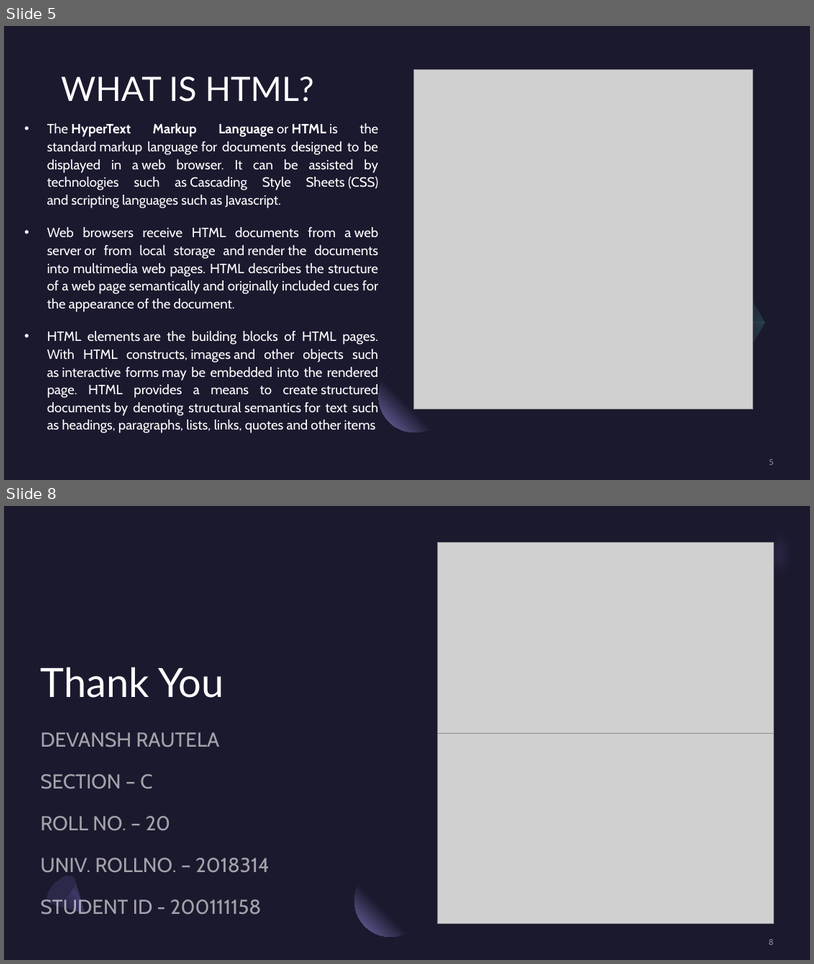
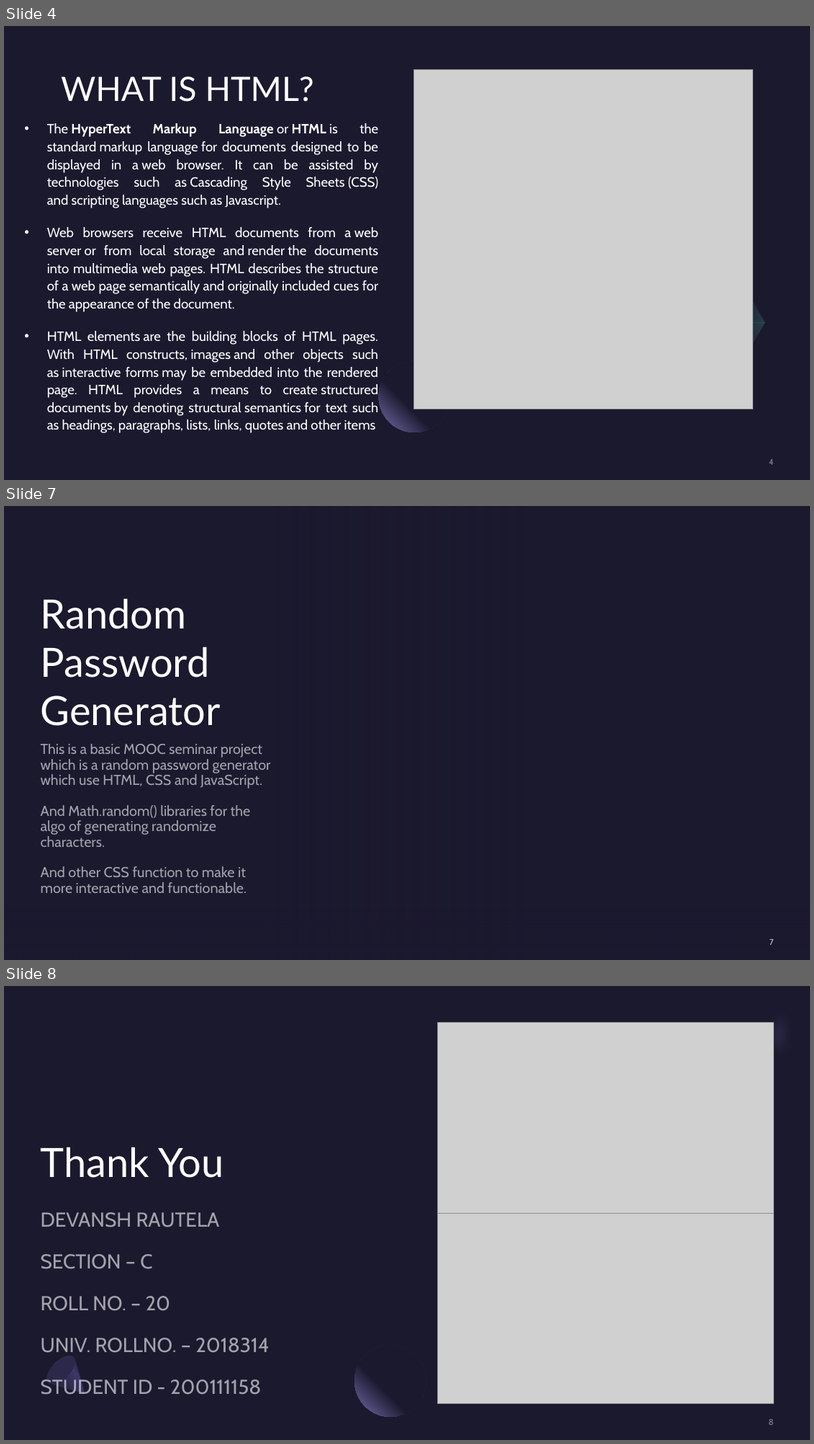
Before and after one commit to devanshrautela/web-development, a slide deck: Web Development.pptx. Shown one above the other, each under a label of ours: slides 5 and 8 before the commit, slides 4, 7 and 8 after it; the slides between them are not shown. The pictures are 814x964 and 814x1444 pixels, drawn with LibreOffice and Linux fonts; fonts in the diff are those of the drawing; grey boxes stand for pictures; background and template pictures are left out. Boxes give left, top, right and bottom in pixels: in the first picture for what was removed or moved away, otherwise in the second. Text is boxed around its words. In the diff, an @@ line names an element or a change of style, - is before the commit and + after.

```diff
--- a/Web Development.pptx
+++ b/Web Development.pptx
@@ slide 7 added at (4, 506, 810, 960), background picture (left out); not listed: 1 template element that a slide beside it also shows @@
@@ rectangle added at (4, 506, 810, 960), fill #1B192E @@
@@ rectangle added at (4, 506, 525, 960), fill gradient #1B192E @@
@@ title added at (41, 598, 221, 726), 48 pt, text #FFFFFF @@
+Random Password Generator
@@ subtitle added at (41, 744, 271, 893), 17 pt, text #FFFFFF at 60% opacity @@
+This is a basic MOOC seminar project which is a random password generator which use HTML, CSS and JavaScript.
+And Math.random() libraries for the algo of generating randomize characters.
+And other CSS function to make it more interactive and functionable.
@@ rectangle added at (4, 888, 810, 960), fill gradient #1B192E @@
@@ page number added at (770, 939, 774, 944), 10 pt, text #FFFFFF at 80% opacity @@
+7
@@ what was slide 5 is now slide 4 @@
@@ page number at (769, 459, 774, 464): text changed @@
-5
+4
```
Also in this commit, not shown: 2 other slides added, 3 slides removed, 8 other files.
